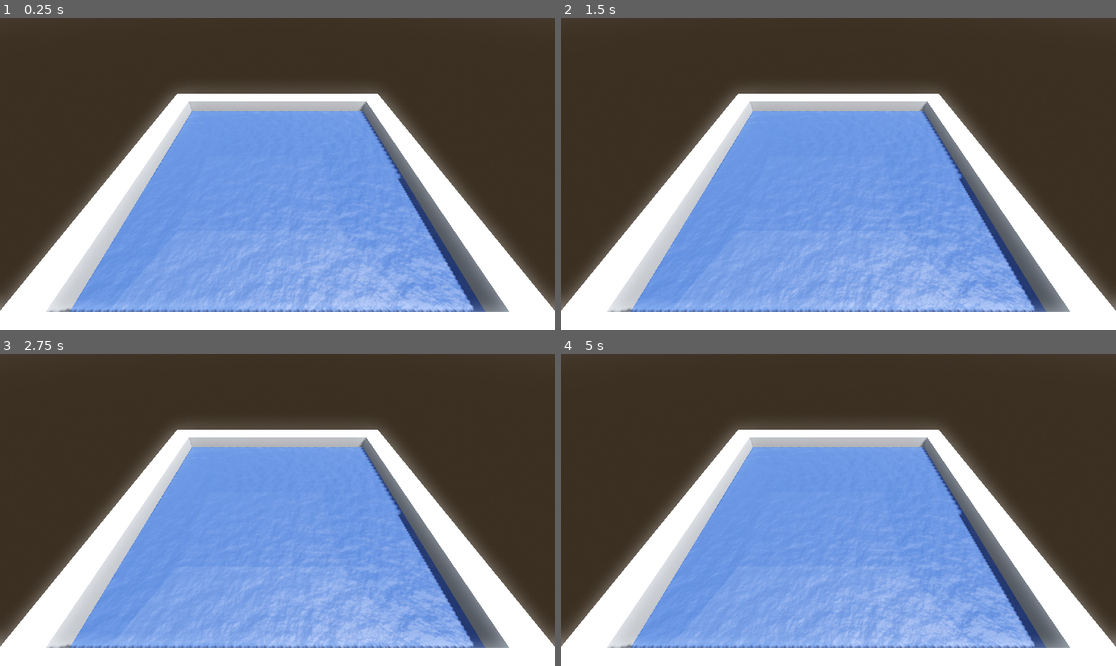
Above: before the commit, frames 1-4 (two rows, left to right).
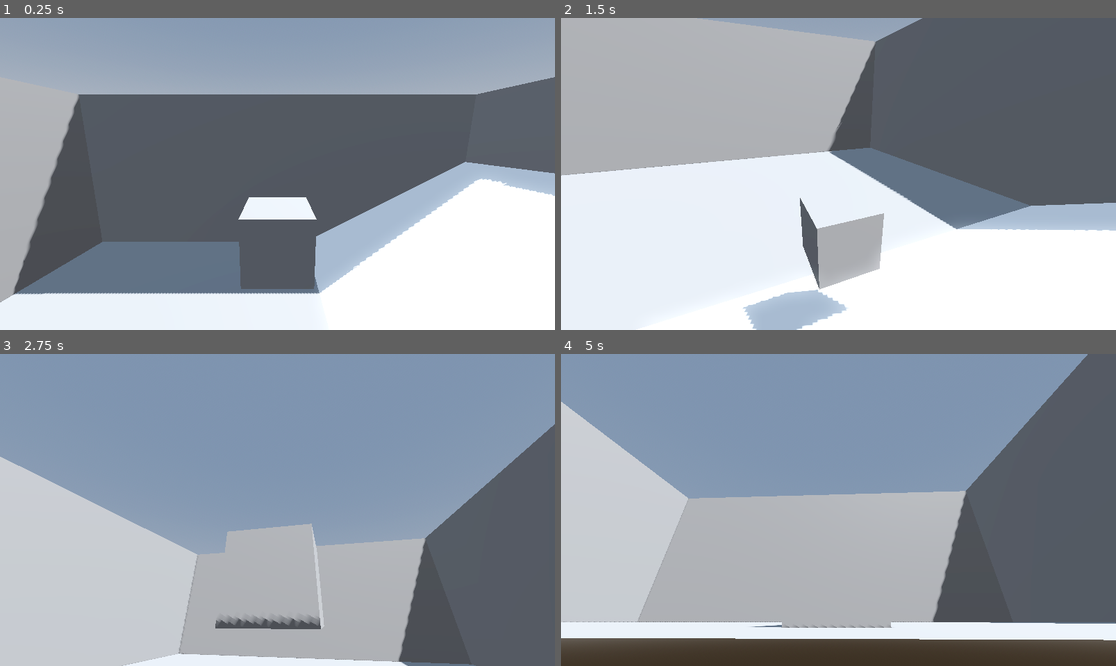
Above: after the commit, the same moments.

Repository: josevab1/TMUWaveSim
Game: Godot game, scene res://environments/pool.tscn
The game is run twice, just before and just after one commit, with the same random seed, the same clock (stepped at 60 frames per second) and the same inputs.
Inputs (mouse positions are in pixels of both pictures, inside the frame that each line leads up to):
- Up to frame 1 (0.25 s): no input
- Up to frame 2 (1.5 s): move the mouse to (960, 158) at 0.52 s; hold D (ui_right) 0.53-1.28 s; move the mouse to (727, 189) at 1.27 s; hold Q (ui_down, bound only after the commit) from 1.28 s (still down)
- Up to frame 3 (2.75 s): move the mouse to (333, 441) at 2.02 s; release Q (ui_down, bound only after the commit) at 2.03 s; hold D (ui_right) from 2.03 s (still down)
- Up to frame 4 (5 s): move the mouse to (810, 572) at 2.77 s; release D (ui_right) at 2.78 s; hold E (ui_up, bound only after the commit) 2.78-3.53 s; move the mouse to (1005, 556) at 3.52 s; hold A (ui_left) from 3.53 s (still down); move the mouse to (672, 463) at 4.27 s

The runs differ from the first frame. In frame 1, 90% of the frame differs, in the area x 0-100%, y 0-95%; in frame 2, 88%; in frame 3, 96%; in frame 4, 98%, in the area x 0-100%, y 0-100%.

Commit message:
up and down movement

Diff:
--- a/Level.tscn
+++ b/Player/Level.tscn
@@ -1,6 +1,6 @@
-[gd_scene load_steps=7 format=3 uid="uid://5yjrwnjfkvit"]
+[gd_scene load_steps=5 format=3 uid="uid://dj0h3oupngxen"]
 
-[ext_resource type="PackedScene" uid="uid://benljt4yfpdob" path="res://player.tscn" id="1_3wxau"]
+[ext_resource type="PackedScene" uid="uid://benljt4yfpdob" path="res://Player/player.tscn" id="1_588k4"]
 
 [sub_resource type="ProceduralSkyMaterial" id="ProceduralSkyMaterial_vpwyn"]
 sky_horizon_color = Color(0.64625, 0.65575, 0.67075, 1)
@@ -15,12 +15,6 @@
 tonemap_mode = 2
 glow_enabled = true
 
-[sub_resource type="PlaneMesh" id="PlaneMesh_dfd03"]
-size = Vector2(10, 10)
-
-[sub_resource type="ConcavePolygonShape3D" id="ConcavePolygonShape3D_7xj07"]
-data = PackedVector3Array(5, 0, 5, -5, 0, 5, 5, 0, -5, -5, 0, 5, -5, 0, -5, 5, 0, -5)
-
 [node name="Node3D" type="Node3D"]
 
 [node name="WorldEnvironment" type="WorldEnvironment" parent="."]
@@ -30,14 +24,6 @@
 transform = Transform3D(-0.866025, -0.433013, 0.25, 0, 0.5, 0.866025, -0.5, 0.75, -0.433013, 0, 0, 0)
 shadow_enabled = true
 
-[node name="MeshInstance3D" type="MeshInstance3D" parent="."]
-mesh = SubResource("PlaneMesh_dfd03")
-
-[node name="StaticBody3D" type="StaticBody3D" parent="MeshInstance3D"]
-
-[node name="CollisionShape3D" type="CollisionShape3D" parent="MeshInstance3D/StaticBody3D"]
-shape = SubResource("ConcavePolygonShape3D_7xj07")
-
-[node name="Player" parent="." instance=ExtResource("1_3wxau")]
+[node name="Player" parent="." instance=ExtResource("1_588k4")]
 transform = Transform3D(1, 0, 0, 0, 1, 0, 0, 0, 1, 0, 2, -2)
 linear_damp = 3.0
--- a/player.gd
+++ b/Player/player.gd
@@ -12,7 +12,8 @@
 func _process(delta: float) -> void:
 	var input := Vector3.ZERO
 	input.x = Input.get_axis("ui_left","ui_right")
-	input.z = Input.get_axis("ui_up","ui_down")
+	input.y = Input.get_axis("ui_up","ui_down")
+	input.z = Input.get_axis("ui_forwards","ui_backwards")
 	apply_central_force(input * 1200.0 * delta)
 	if Input.is_action_just_pressed(("ui_cancel")):
 		Input.set_mouse_mode(Input.MOUSE_MODE_VISIBLE)
--- a/player.tscn
+++ b/Player/player.tscn
@@ -1,6 +1,6 @@
 [gd_scene load_steps=4 format=3 uid="uid://benljt4yfpdob"]
 
-[ext_resource type="Script" path="res://player.gd" id="1_0qmu4"]
+[ext_resource type="Script" path="res://Player/player.gd" id="1_0qmu4"]
 
 [sub_resource type="BoxMesh" id="BoxMesh_d02i0"]
 
--- a/environments/pool.tscn
+++ b/environments/pool.tscn
@@ -1,6 +1,7 @@
-[gd_scene load_steps=9 format=3 uid="uid://bqvrtv6hda61k"]
+[gd_scene load_steps=10 format=3 uid="uid://bqvrtv6hda61k"]
 
 [ext_resource type="Material" uid="uid://dxwo62upcuc3e" path="res://materials/poolwater.tres" id="1_ms2nu"]
+[ext_resource type="PackedScene" uid="uid://benljt4yfpdob" path="res://Player/player.tscn" id="2_510ny"]
 
 [sub_resource type="ProceduralSkyMaterial" id="ProceduralSkyMaterial_5oukk"]
 sky_horizon_color = Color(0.64625, 0.65575, 0.67075, 1)
@@ -56,8 +57,9 @@
 transform = Transform3D(1, 0, 0, 0, 1, 0, 0, 0, 1, 7, -1, 0)
 mesh = SubResource("PrismMesh_7b46d")
 
-[node name="Camera3D" type="Camera3D" parent="."]
-transform = Transform3D(-3.09086e-08, -0.707107, 0.707107, -3.09086e-08, 0.707107, 0.707107, -1, 1.77636e-15, -4.37114e-08, 15, 19, 0)
-
 [node name="Pool Water Texture" type="MeshInstance3D" parent="."]
 mesh = SubResource("BoxMesh_aosb3")
+
+[node name="Player" parent="." instance=ExtResource("2_510ny")]
+transform = Transform3D(1, 0, 0, 0, 1, 0, 0, 0, 1, 0, 2, -2)
+linear_damp = 3.0
--- a/project.godot
+++ b/project.godot
@@ -33,15 +33,25 @@
 }
 ui_up={
 "deadzone": 0.5,
-"events": [Object(InputEventKey,"resource_local_to_scene":fa …(119 unchanged characters)… ressed":false,"pressed":false,"keycode":87,"physical_keycode":0,"key_label":0,"unicode":119,"location":0,"echo":false,"script":null)
+"events": [Object(InputEventKey,"resource_local_to_scene":fa …(119 unchanged characters)… ressed":false,"pressed":false,"keycode":69,"physical_keycode":0,"key_label":0,"unicode":101,"location":0,"echo":false,"script":null)
 , Object(InputEventJoypadButton,"resource_local_to_scene":false,"resource_name":"","device":0,"button_index":11,"pressure":0.0,"pressed":false,"script":null)
 , Object(InputEventJoypadMotion,"resource_local_to_scene":false,"resource_name":"","device":0,"axis":1,"axis_value":-1.0,"script":null)
 ]
 }
 ui_down={
 "deadzone": 0.5,
-"events": [Object(InputEventKey,"resource_local_to_scene":fa …(120 unchanged characters)… essed":false,"pressed":false,"keycode":83,"physical_keycode":0,"key_label":0,"unicode":115,"location":0,"echo":false,"script":null)
+"events": [Object(InputEventKey,"resource_local_to_scene":fa …(120 unchanged characters)… essed":false,"pressed":false,"keycode":81,"physical_keycode":0,"key_label":0,"unicode":113,"location":0,"echo":false,"script":null)
 , Object(InputEventJoypadButton,"resource_local_to_scene":false,"resource_name":"","device":0,"button_index":12,"pressure":0.0,"pressed":false,"script":null)
 , Object(InputEventJoypadMotion,"resource_local_to_scene":false,"resource_name":"","device":0,"axis":1,"axis_value":1.0,"script":null)
 ]
 }
+ui_forwards={
+"deadzone": 0.5,
+"events": [Object(InputEventKey,"resource_local_to_scene":false,"resource_name":"","device":-1,"window_id":0,"alt_pressed":false,"shift_pressed":false,"ctrl_pressed":false,"meta_pressed":false,"pressed":false,"keycode":0,"physical_keycode":87,"key_label":0,"unicode":119,"location":0,"echo":false,"script":null)
+]
+}
+ui_backwards={
+"deadzone": 0.5,
+"events": [Object(InputEventKey,"resource_local_to_scene":false,"resource_name":"","device":-1,"window_id":0,"alt_pressed":false,"shift_pressed":false,"ctrl_pressed":false,"meta_pressed":false,"pressed":false,"keycode":0,"physical_keycode":83,"key_label":0,"unicode":115,"location":0,"echo":false,"script":null)
+]
+}
